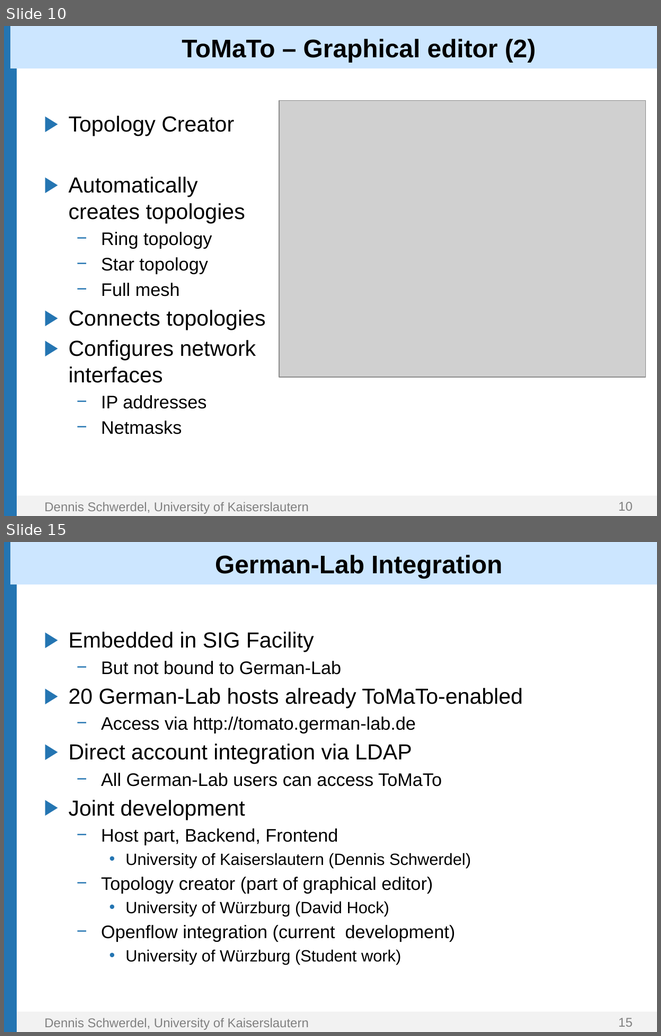
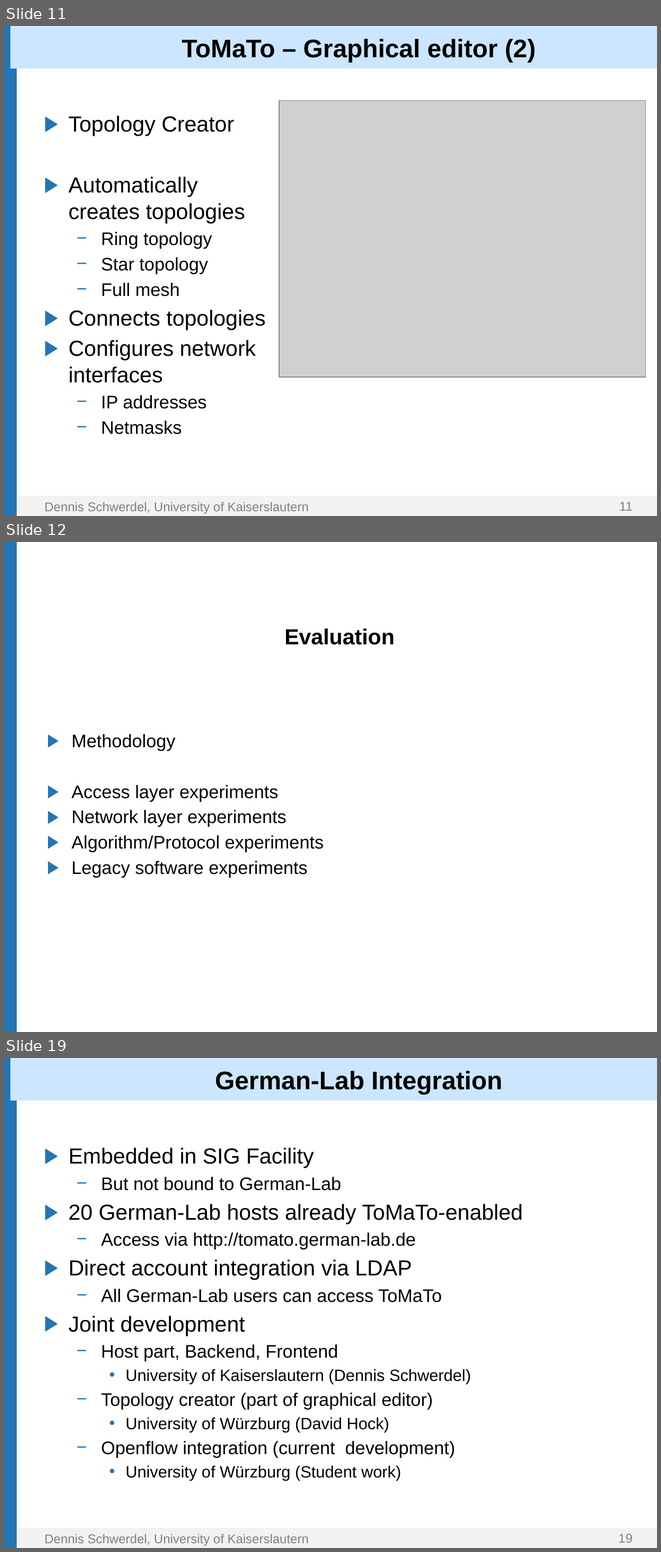
Before and after one commit to GLab/ToMaTo, a slide deck: doc/Presentation/ToMaTo.pptx. Shown one above the other, each under a label of ours: slides 10 and 15 before the commit, slides 11, 12 and 19 after it; the slides between them are not shown. The pictures are 661x1036 and 661x1552 pixels, drawn with LibreOffice and Linux fonts; fonts in the diff are those of the drawing; grey boxes stand for pictures; background and template pictures are left out. Boxes give left, top, right and bottom in pixels: in the first picture for what was removed or moved away, otherwise in the second. Text is boxed around its words. In the diff, an @@ line names an element or a change of style, - is before the commit and + after.

```diff
--- a/doc/Presentation/ToMaTo.pptx
+++ b/doc/Presentation/ToMaTo.pptx
@@ slide 12 added at <box>4,542,657,1032</box>, background #FFFFFF; not listed: 1 template element that a slide beside it also shows @@
@@ text added at <box>284,628,395,645</box>, 24 pt, text #000000, bold @@
+Evaluation
@@ text added at <box>71,734,324,877</box>, 20 pt, text #000000 @@
+▶ Methodology
+▶ Access layer experiments
+▶ Network layer experiments
+▶ Algorithm/Protocol experiments
+▶ Legacy software experiments
@@ what was slide 10 is now slide 11 @@
@@ page number at <box>619,501,633,510</box>: text changed @@
-10
+11
@@ what was slide 15 is now slide 19 @@
@@ page number at <box>618,1533,633,1542</box>: text changed @@
-15
+19
```
Also in this commit, not shown: 4 slides changed, 3 other slides added.
